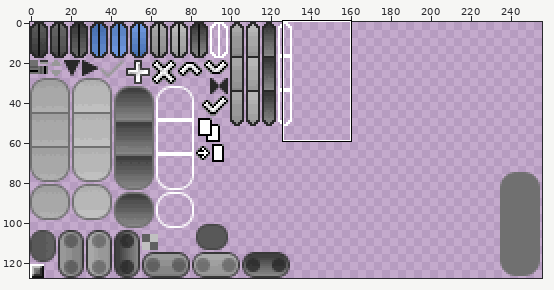
File history of a sprite sheet, src/de/matthiasmann/twlthemeeditor/gui.png. Above, an overview of the earlier version with the close-up marked.
Close-up. First the earlier version:
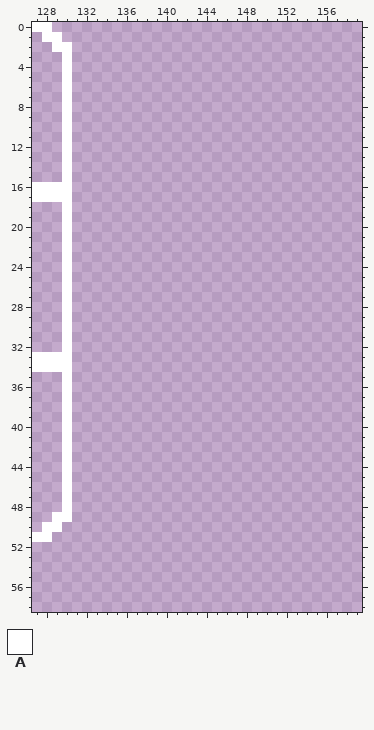
The file is 256x128 pixels. Pixels under 10% opacity are left out. Colours within 5 levels of each other are drawn and written as one. Shown: x 127..159, y 0..58.
Palette (. is transparent): A #ffffff
Pixels before, first column x 127:
 0 AA..
 1 .AA.
 2 ..AA
 3 ...A
 4 ...A
 5 ...A
 6 ...A
 7 ...A
 8 ...A
 9 ...A
10 ...A
11 ...A
12 ...A
13 ...A
14 ...A
15 ...A
16 AAAA
17 AAAA
18 ...A
19 ...A
20 ...A
21 ...A
22 ...A
23 ...A
24 ...A
25 ...A
26 ...A
27 ...A
28 ...A
29 ...A
30 ...A
31 ...A
32 ...A
33 AAAA
34 AAAA
35 ...A
36 ...A
37 ...A
38 ...A
39 ...A
40 ...A
41 ...A
42 ...A
43 ...A
44 ...A
45 ...A
46 ...A
47 ...A
48 ...A
49 ..AA
50 .AA.
51 AA..
New version:
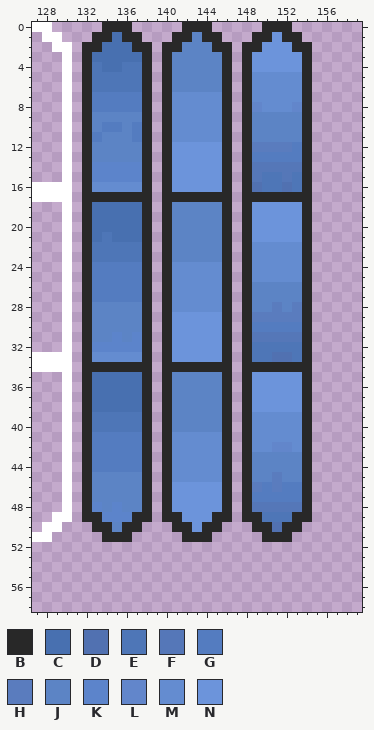
Colours new in this view: B #282828  C #4870b0  D #5171b1  E #4e76b7  F #5577b8  G #547cc0  H #5a7cbe  J #5c84c5  K #5c84cb  L #6286cb  M #648cd0  N #6c94db
From the commit log: animation state editing for test widgets
The exact change:
Changed rows in their new state; - is an unchanged pixel.
first column x 132:
 0 --BBB-----BBB-----BBB--
 1 -BBCBB---BBJBB---BBNBB-
 2 BBCCCBB-BBJJJBB-BBNNNBB
 3 BCCCCCB-BJJJJJB-BNNNNNB
 4 BECCEEB-BJJJJJB-BNNNNNB
 5 BEEEEEB-BJJJJJB-BMMMMMB
 6 BEEEEEB-BJJJJJB-BMMMMMB
 7 BGGGGGB-BMMMMMB-BMMMMMB
 8 BGGGGGB-BMMMMMB-BLMMMLB
 9 BJJJJJB-BMMMMMB-BJJJJJB
10 BJGGJGB-BMMMMMB-BJJJJJB
11 BGJJJGB-BMMMMMB-BJJJJJB
12 BJJJJJB-BNNNNNB-BHHHHGB
13 BJJJJJB-BNNNNNB-BGGGGGB
14 BKKKKKB-BNNNNNB-BFFFFFB
15 BKKKKKB-BNNNNNB-BFEEFEB
16 BMMMMMB-BNNNNNB-BDEEDEB
17 BBBBBBB-BBBBBBB-BBBBBBB
18 BCCCCCB-BJJJJJB-BNNNNNB
19 BCCCCCB-BJJJJJB-BNNNNNB
20 BCCCCCB-BJJJJJB-BNNNNNB
21 BCECCCB-BJJJJJB-BNNNNNB
22 BEEEEEB-BJJJJJB-BMMMMMB
23 BEEEEEB-BJJJJJB-BMMMMMB
24 BGGGGGB-BMMMMMB-BMMMMMB
25 BGGGGGB-BMMMMMB-BMMMMMB
26 BGGGGGB-BMMMMMB-BJJJJJB
27 BGGGGGB-BMMMMMB-BJJJJJB
28 BJJJJJB-BMMMMMB-BJJHJHB
29 BJJJJJB-BNNNNNB-BHHHHHB
30 BJJJJJB-BNNNNNB-BGGGGGB
31 BJJKJKB-BNNNNNB-BFFFFFB
32 BKKKKKB-BNNNNNB-BEEEEEB
33 BMMMMMB-BNNNNNB-BEEDDEB
34 BBBBBBB-BBBBBBB-BBBBBBB
35 BCCCCCB-BJJJJJB-BNNNNNB
36 BCCCCCB-BJJJJJB-BNNNNNB
37 BCCCCCB-BJJJJJB-BNNNNNB
38 BCCCCCB-BJJJJJB-BNNNNNB
39 BEEEEEB-BJJJJJB-BMMMMMB
40 BEEEEEB-BJJJJJB-BMMMMMB
41 BGGGGGB-BMMMMMB-BMMMMMB
42 BGGGGGB-BMMMMMB-BMMLLMB
43 BGGGGGB-BMMMMMB-BJJJJJB
44 BGGGGGB-BMMMMMB-BJJJJJB
45 BJJJJJB-BMMMMMB-BJJHJJB
46 BJJJJJB-BNNNNNB-BHGHGGB
47 BJJJJJB-BNNNNNB-BGGGGGB
48 BKJKJJB-BNNNNNB-BFFFFFB
49 BBKKKBB-BBNNNBB-BBEEEBB
50 -BBJBB---BBNBB---BBDBB-
51 --BBB-----BBB-----BBB--
Boxes around the changes in both close-ups, in picture pixels (x1, y1, x2, y2):
added: (82, 22, 312, 542)
